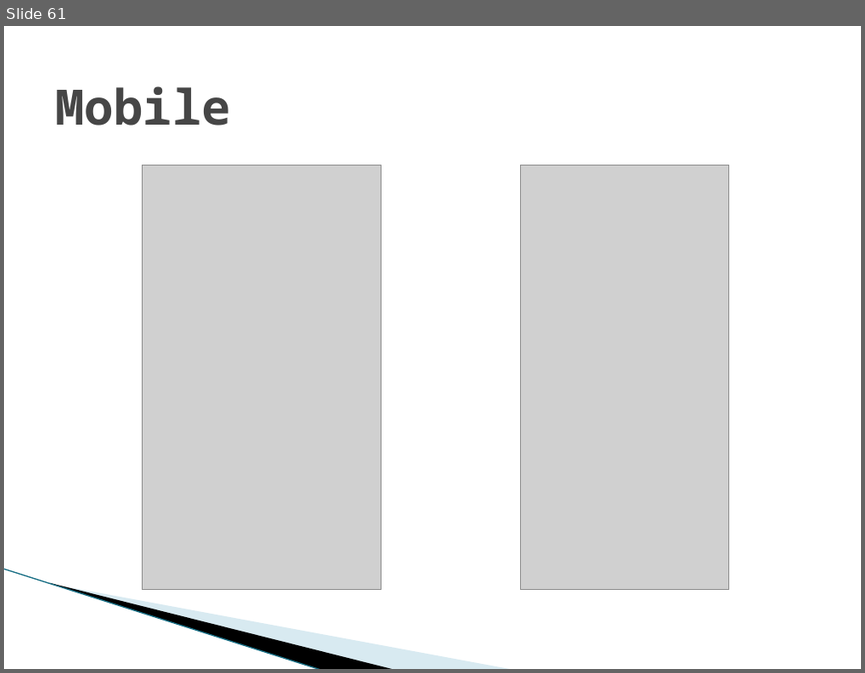
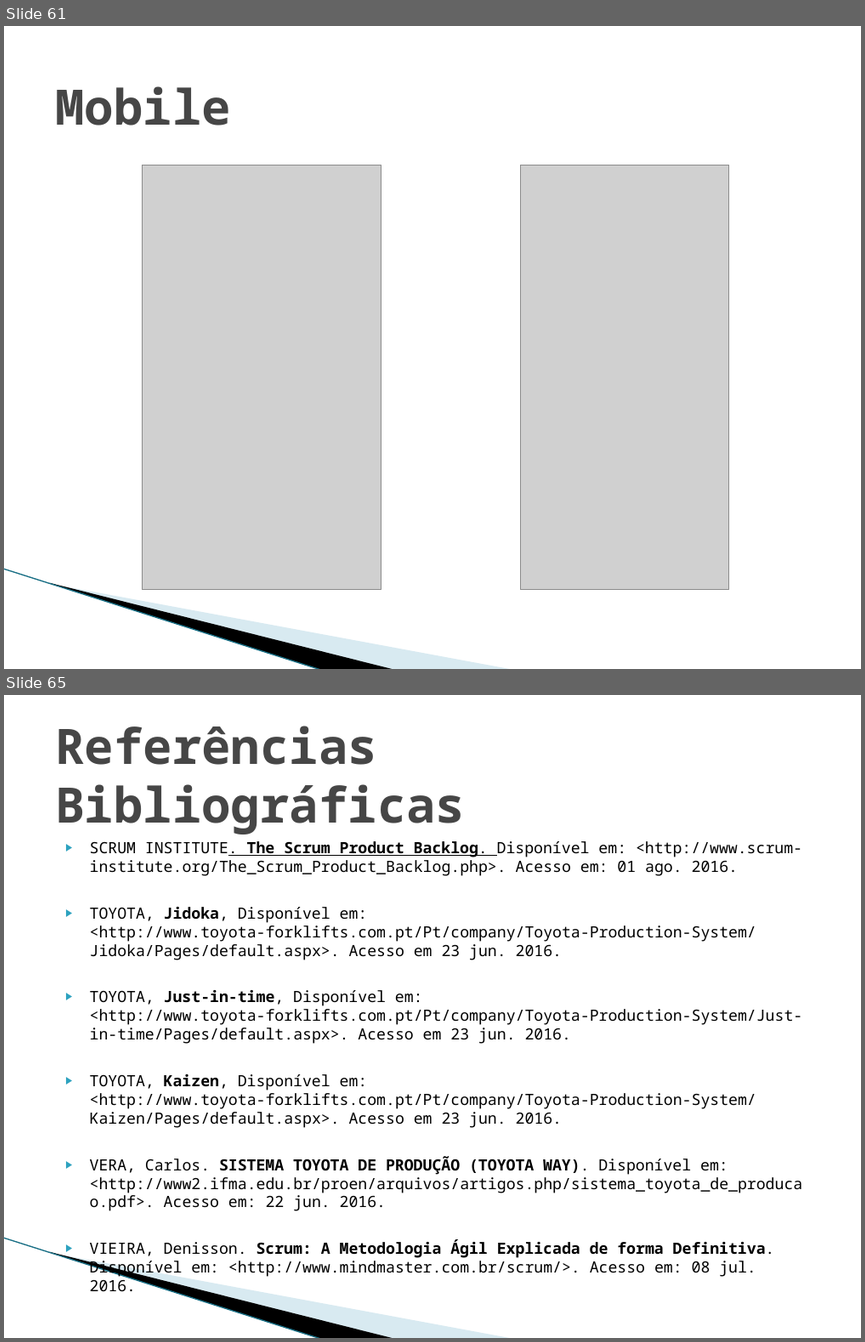
Before and after one commit to Elton-Garbin/TCC-2016, a slide deck: StartIdea/StartIdea.Docs/Apresentacao.pptx. Shown one above the other, each under a label of ours: slide 61 before the commit, slides 61 and 65 after it; the slides between them are not shown. The pictures are 865x673 and 865x1342 pixels, drawn with LibreOffice and Linux fonts; fonts in the diff are those of the drawing; grey boxes stand for pictures; background and template pictures are left out. Boxes give left, top, right and bottom in pixels: in the first picture for what was removed or moved away, otherwise in the second. Text is boxed around its words. In the diff, an @@ line names an element or a change of style, - is before the commit and + after.

```diff
--- a/StartIdea/StartIdea.Docs/Apresentacao.pptx
+++ b/StartIdea/StartIdea.Docs/Apresentacao.pptx
@@ slide 65 added at (4,695,861,1338), background #FFFFFF; not listed: 3 template elements that a slide beside it also shows @@
@@ title added at (55,726,465,834), 41 pt, text #464646, bold @@
+Referências Bibliográficas
@@ text added at (90,841,803,1291), 13 pt, text #000000 @@
+▶ SCRUM INSTITUTE. The Scrum Product Backlog. Disponível em: <http://www.scrum-institute.org/The_Scrum_Product_Backlog.php>. Acesso em: 01 ago. 2016.
+▶ TOYOTA, Jidoka, Disponível em: <http://www.toyota-forklifts.com.pt/Pt/company/Toyota-Production-System/Jidoka/Pages/default.aspx>. Acesso em 23 jun. 2016.
+▶ TOYOTA, Just-in-time, Disponível em: <http://www.toyota-forklifts.com.pt/Pt/company/Toyota-Production-System/Just-in-time/Pages/default.aspx>. Acesso em 23 jun. 2016.
+▶ TOYOTA, Kaizen, Disponível em: <http://www.toyota-forklifts.com.pt/Pt/company/Toyota-Production-System/Kaizen/Pages/default.aspx>. Acesso em 23 jun. 2016.
+▶ VERA, Carlos. SISTEMA TOYOTA DE PRODUÇÃO (TOYOTA WAY). Disponível em: <http://www2.ifma.edu.br/proen/arquivos/artigos.php/sistema_toyota_de_producao.pdf>. Acesso em: 22 jun. 2016.
+▶ VIEIRA, Denisson. Scrum: A Metodologia Ágil Explicada de forma Definitiva. Disponível em: <http://www.mindmaster.com.br/scrum/>. Acesso em: 08 jul. 2016.
```
Also in this commit, not shown: 3 slides changed.
